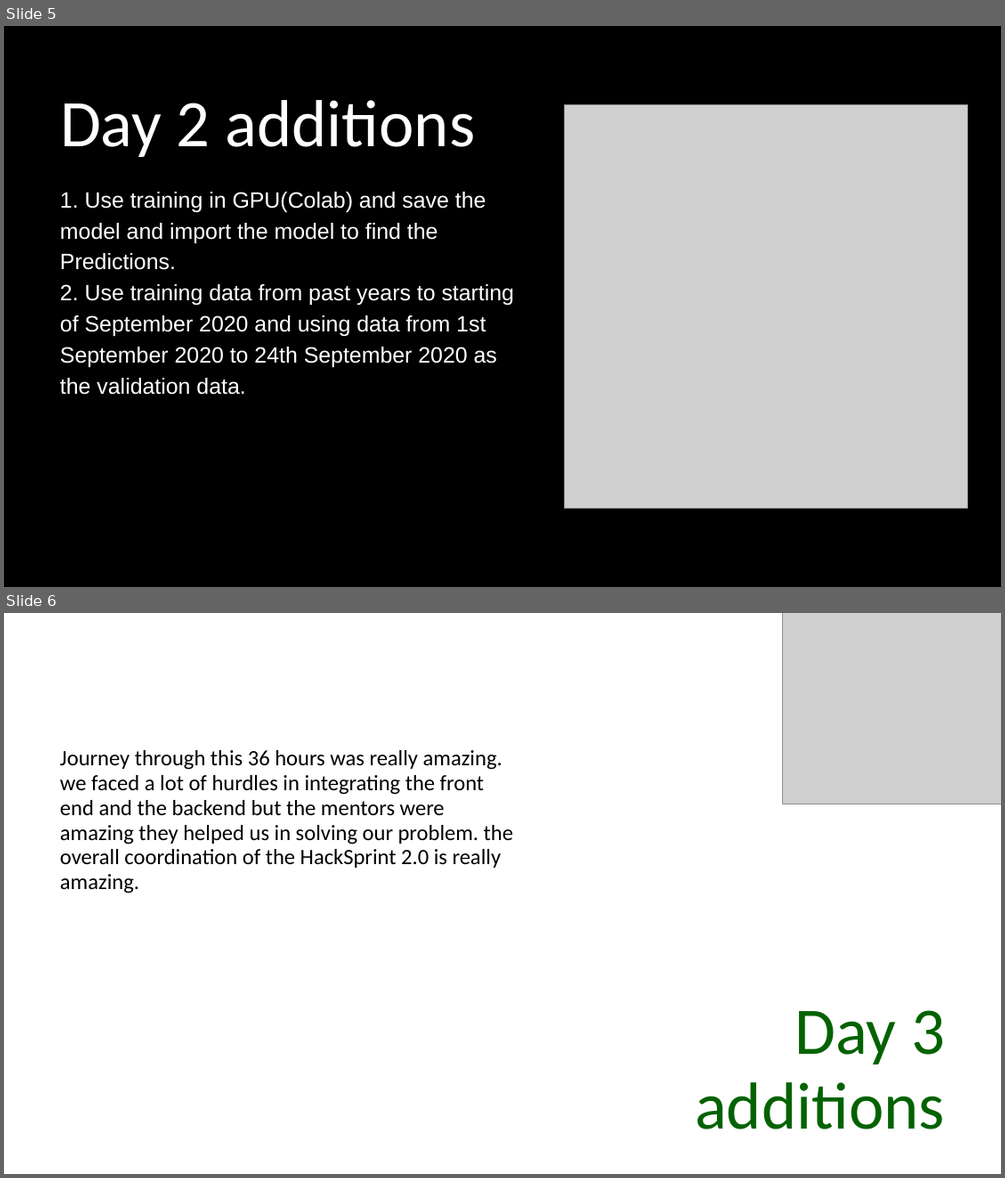
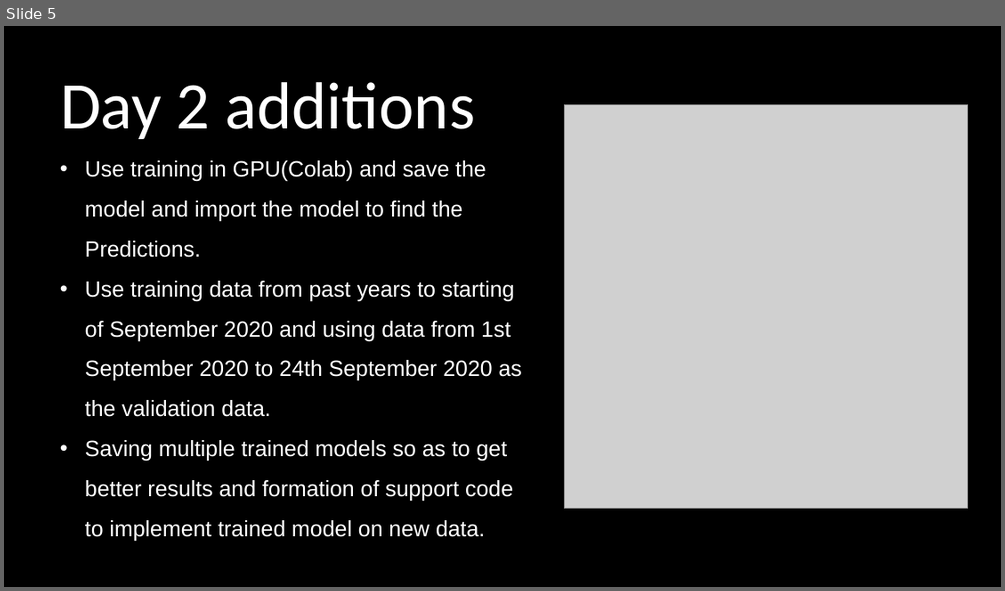
Before and after one commit to salonijaindev/Hacksprint_PS05_Ode-to-Code, a slide deck: PPT/Stock market Analyser.pptx. Shown one above the other, each under a label of ours: slides 5 and 6 before the commit, slide 5 after it. The pictures are 1005x1178 and 1005x591 pixels, drawn with LibreOffice and Linux fonts; fonts in the diff are those of the drawing; grey boxes stand for pictures. Boxes give left, top, right and bottom in pixels: in the first picture for what was removed or moved away, otherwise in the second. Text is boxed around its words. In the diff, an @@ line names an element or a change of style, - is before the commit and + after.

```diff
--- a/PPT/Stock market Analyser.pptx
+++ b/PPT/Stock market Analyser.pptx
@@ slide 6 removed at bbox=[4, 613, 1001, 1174], background #FFFFFF @@
@@ picture removed at bbox=[782, 613, 1001, 803] @@
@@ text removed at bbox=[60, 750, 513, 893] @@
-Journey through this 36 hours was really amazing. we faced a lot of hurdles in integrating the front end and the backend but the mentors were amazing they helped us in solving our problem. the overall coordination of the HackSprint 2.0 is really amazing.
@@ text removed at bbox=[695, 1010, 945, 1129] @@
-Day 3 additions
@@ slide 5 changed as well @@
@@ text "Day 2 additions": place and size @@
-text "Day 2 additions" at bbox=[60, 100, 476, 157]
+text "Day 2 additions" at bbox=[60, 82, 476, 139]
@@ text at bbox=[85, 160, 522, 541]: text changed @@
-1. Use training in GPU(Colab) and save the model and import the model to find the Predictions.
-2. Use training data from past years to starting of September 2020 and using data from 1st September 2020 to 24th September 2020 as the validation data.
+• Use training in GPU(Colab) and save the model and import the model to find the Predictions.
+• Use training data from past years to starting of September 2020 and using data from 1st September 2020 to 24th September 2020 as the validation data.
+• Saving multiple trained models so as to get better results and formation of support code to implement trained model on new data.
```
Also in this commit, not shown: 4 other slides changed, 1 slide added.
